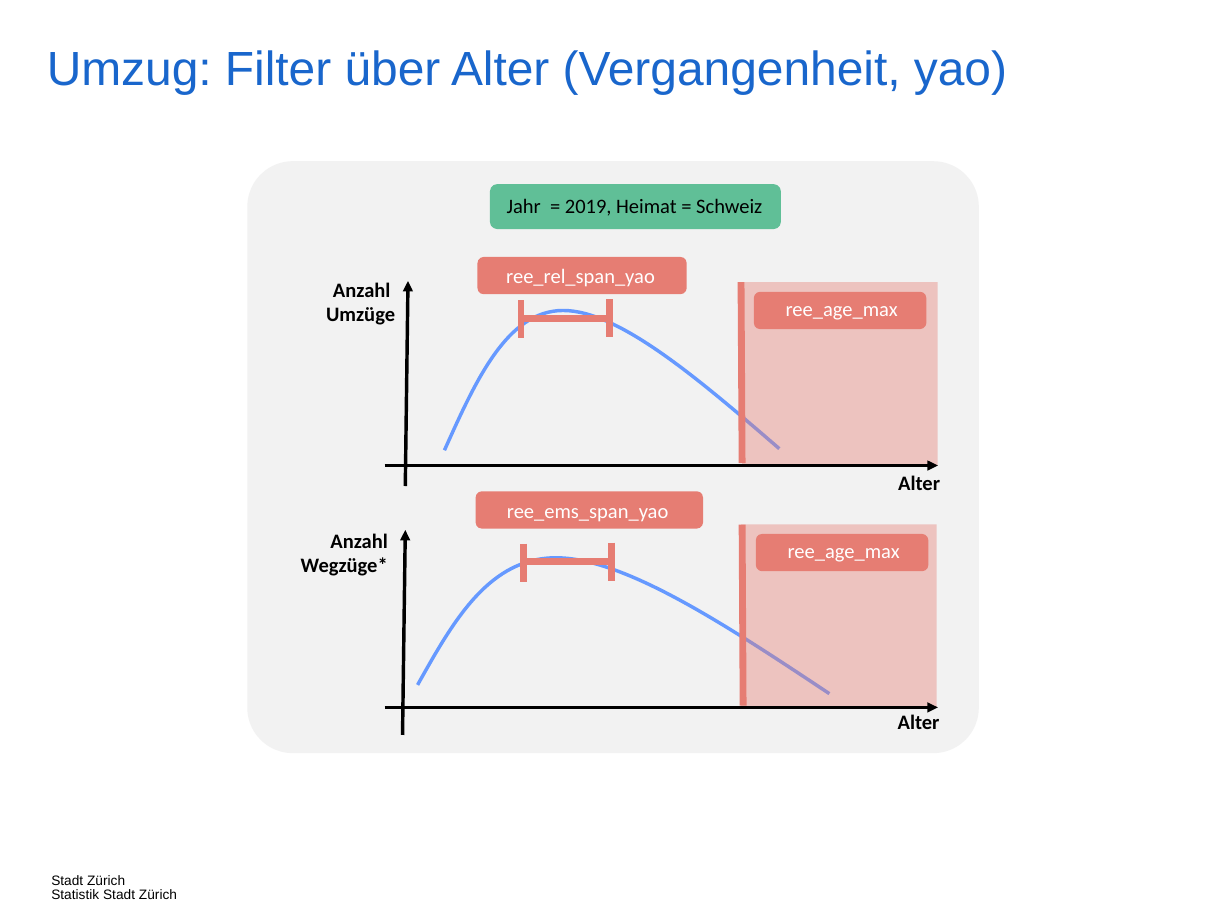
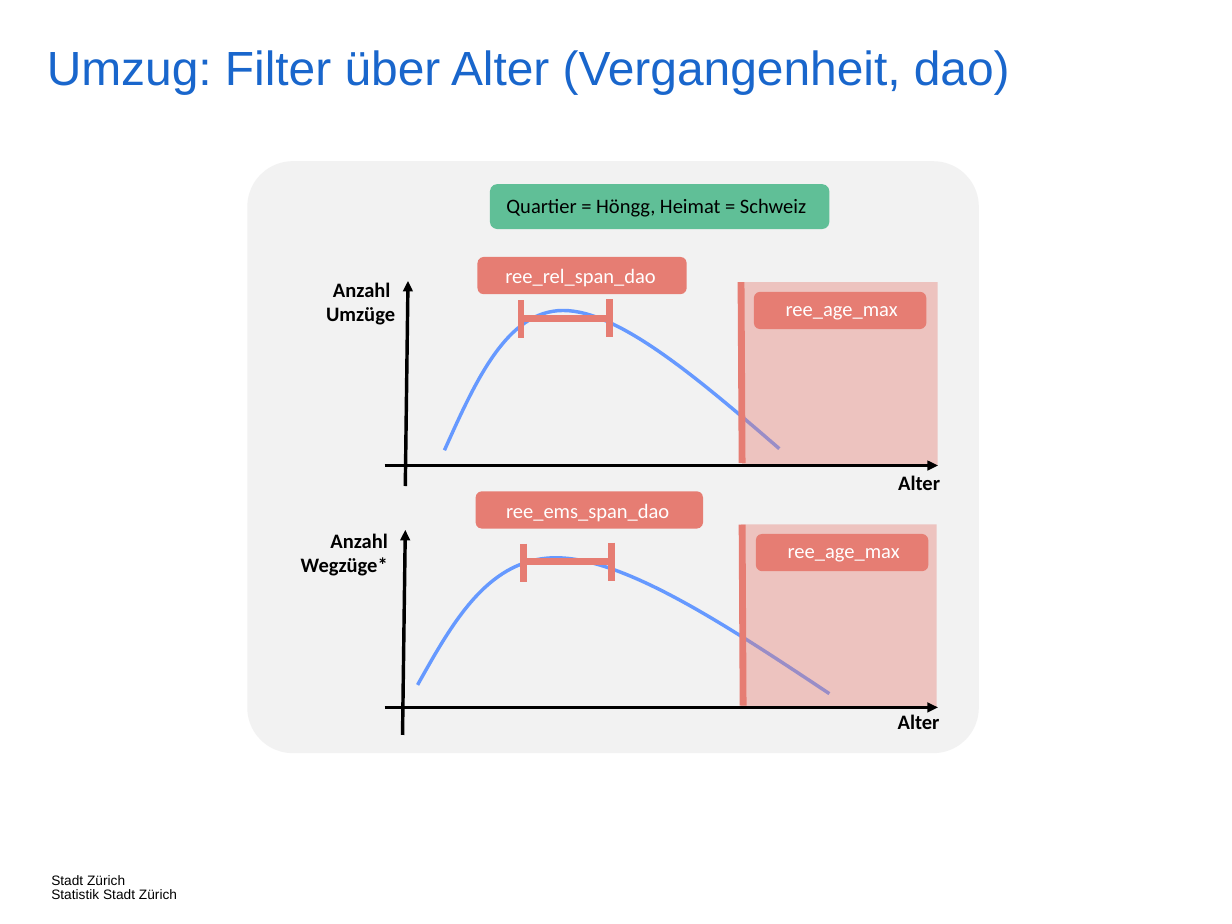
Before and after one commit to StatistikStadtZuerich/BevSzen, a slide deck: slide 59 of 2020phase2/5_Documentation/Concepts-Phase2.pptx (slide 70 before the commit). Drawn at 1232x924 pixels with LibreOffice and Linux fonts; fonts in the diff are those of the drawing. Boxes give left, top, right and bottom in pixels: in the first picture for what was removed or moved away, otherwise in the second. Text is boxed around its words. In the diff, an @@ line names an element or a change of style, - is before the commit and + after.

```diff
--- a/2020phase2/5_Documentation/Concepts-Phase2.pptx
+++ b/2020phase2/5_Documentation/Concepts-Phase2.pptx
@@ title at bbox=[47, 50, 1010, 94]: text changed @@
-Umzug: Filter über Alter (Vergangenheit, yao)
+Umzug: Filter über Alter (Vergangenheit, dao)
@@ rounded rectangle: place and size @@
-rounded rectangle at bbox=[490, 184, 781, 229]
+rounded rectangle at bbox=[490, 184, 830, 229]
@@ text at bbox=[506, 198, 806, 217]: text changed @@
-Jahr = 2019, Heimat = Schweiz
+Quartier = Höngg, Heimat = Schweiz
@@ text at bbox=[505, 269, 655, 286]: text changed @@
-ree_rel_span_yao
+ree_rel_span_dao
@@ text at bbox=[506, 504, 669, 522]: text changed @@
-ree_ems_span_yao
+ree_ems_span_dao
```
Also in this commit, not shown: 1 other slide changed, 12 slides removed.
